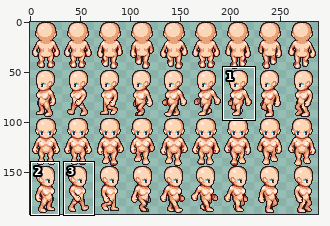
Two versions of one sprite sheet, sprites/char_template.png. The first picture is a wide view before the edit; the outline marks the close-up.
Close-up. First the earlier version:
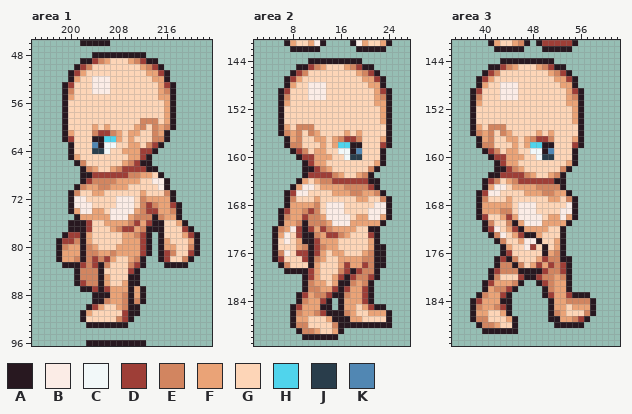
The file is 288x192 pixels. Shown: area 1: x 194..223, y 46..96; area 2: x 2..27, y 141..191; area 3: x 35..62, y 141..191. The commit also changed other parts of the picture, which this record leaves out.
Palette (. is transparent): A #281820  B #fbece6  C #f2f8f9  D #9e3e37  E #d28560  F #eaa377  G #fdd5b7  H #50d4ec  J #293d4b  K #5187b3
Pixels before, area 1, first column x 198:
46 ....AAAAA...............
47 ........................
48 ......AAAAAAAAA.........
49 ....AADEFGGGFEDAA.......
50 ...ADEGGGGGGGGFEDA......
51 ..ADFGGGGGGGGGGFFDA.....
52 ..AFGGBBBGGGGGGGFFA.....
53 .ADGGGBBBGGGGGGGGFDA....
54 .AEGGGBBBGGGGGGGGFEA....
55 .AFGGGGGGGGGGGGGGFFA....
56 .AGGGGGGGGGGGGGGGGFA....
57 .AGGGGGGGGGGGGGGGGFA....
58 .AGGGGGGGGGGGGGGGGFA....
59 .AGGGGGGGGGGGGEEEGFA....
60 .AGGGGFGFGGGGFEGEFEA....
61 .AFGGGEDDEFGFFGGEFA.....
62 .ADGGGAAHHFGFGGGEEA.....
63 ..AGGGKACCGGFFGEDA......
64 ..AGGGJJCGGFFFDDA.......
65 ..AFGGGGGGGGFFDA........
66 ...AEGGGGGGFEDAA........
67 ....AEFGGFEDDDDAA.......
68 ....AADDDDDDEEFFGA......
69 ....ADEEEEFFFFGGBBA.....
70 ...AEFFEEFFFGGGGGBA.....
71 ..AEGGFFGGGGGGFGGGEA....
72 ..ABBGGGGGBBBGEFFFFA....
73 ..ABBBGGGGBBBGEDEFFDA...
74 ..AFBBFFGBBBBFEDDFFEA...
75 ...AFFFFFBBBFEEEAEFFA...
76 ..AAADGGFFFFEDFDAAGGFA..
77 ..AAADGGGFEDDFEAAAGGGDA.
78 .ADDAFGGGGGFFEDA.AGGGFDA
79 ADDEAFGGGGGFFFDA.AFGGGFA
80 AEFFAEFGGGFFFFDA.AFFGGEA
81 AFFFAEEFFEFFFFDA.ADEGGDA
82 AFFEAEDEDFGGFEA..ADGGEA.
83 .AAADEDAEGGGEDA...AAAA..
84 ...AEEEAGGGGDA..........
85 ...AEEEAFGGGAA..........
86 ...ADEEAFGGFAA..........
87 ....AADADFFFAFA.........
88 ......AAAFFEAFA.........
89 ......AAEFFEAEA.........
90 .....ADFGGFEAA..........
91 ....AFGGGGGDAA..........
92 ....AGGGGGEDA...........
93 .....AAAAAAA............
94 ........................
95 ........................
96 .....AAAAAAAAAA.........
Pixels before, area 2, first column x 5:
141 ..AFGGFBA....ABFGGFA
142 ...AAAAA......AAAAA.
143 ....................
144 ......AAAAAAAAA.....
145 ....AADEFGGGFEDAA...
146 ...ADEGGGGGGGGFEDA..
147 ..ADFGGGGGGGGGGFFDA.
148 ..AFGGBBBGGGGGGGFFA.
149 .ADGGGBBBGGGGGGGGFDA
150 .AEGGGBBBGGGGGGGGFEA
151 .AFGGGGGGGGGGGGGGFFA
152 .AGGGGGGGGGGGGGGGGFA
153 .AGGGGGGGGGGGGGGGGFA
154 .AGGGGGGGGGGGGGGGGFA
155 .AFGEEEGGGGGGGGGGGGA
156 .AEFEGEFGGGGFGFGGGGA
157 ..AFEGGFFGFEDDEGGGFA
158 ..AEEGGGFGFHHAAGGGDA
159 ...ADEGFFGGCCAKGGGA.
160 ....ADDFFFGGCJJGGGA.
161 .....ADFFGGGGGGGGFA.
162 .....AADEFGGGGGGEA..
163 .....ADDDDEFGGFEA...
164 ....AFGFEEDDDDDDAA..
165 ...AFBBGFFFFEEEEDA..
166 ..ADBBGGGGFFFEEFFEA.
167 ..AEGGGFGGGGGGFFGGEA
168 ..AFFFFEGBBBGGGGGBBA
169 .ADFFEDEGBBBGGGGBBBA
170 .AEFFDEEFBBBBGFFBBFA
171 .AFFEAEEEFBBBFFFFFA.
172 AEFBDADFDEFFFFGGAA..
173 AFBGDAAEFDDEFGGGDA..
174 AGBGFAADFFFGGGGGFA..
175 AGGGFEADEFFGGGGGFAA.
176 AEBGDDADFGFFGGGFEAA.
177 ADGGGDAEFGGFFFFEEAA.
178 .AEGGGAFGGGFDFFDEAA.
179 ..AAAADFGGGEDADEEA..
180 .....ADFGGFDADEEDA..
181 .....AEFFGFAAEFEA...
182 .....AEEFFDADFFDA...
183 ....ADFEEDAAEFFDA...
184 ....AEFFDA.AFFFDA...
185 ...ADFFFAA.AFFGFDAA.
186 ...AEFFEDAAAEFGGFFFA
187 ...AFFGGGFAAAFFGGGGA
188 ...AEEGGGGEAAAAAAAAA
189 ....AEEFGGFA........
190 .....AAAAAA.........
Pixels before, area 3, first column x 38:
141 ...AFGGFEA.ADDDDDA...
142 ....AAAAA...AAAAA....
143 .....................
144 .....AAAAAAAAA.......
145 ...AADEFGGGFEDAA.....
146 ..ADEGGGGGGGGFEDA....
147 .ADFGGGGGGGGGGFFDA...
148 .AFGGBBBGGGGGGGFFA...
149 ADGGGBBBGGGGGGGGFDA..
150 AEGGGBBBGGGGGGGGFEA..
151 AFGGGGGGGGGGGGGGFFA..
152 AGGGGGGGGGGGGGGGGFA..
153 AGGGGGGGGGGGGGGGGFA..
154 AGGGGGGGGGGGGGGGGFA..
155 AFGEEEGGGGGGGGGGGGA..
156 AEFEGEFGGGGFGFGGGGA..
157 .AFEGGFFGFEDDEGGGFA..
158 .AEEGGGFGFHHAAGGGDA..
159 ..ADEGFFGGCCAKGGGA...
160 ...ADDFFFGGCJJGGGA...
161 ....ADFFGGGGGGGGFA...
162 ....AADEFGGGGGGEA....
163 ...AADDDDEFGGFEA.....
164 ..ADEGFEDDDDDDAA.....
165 ..AFBBGFFFFEEEEA.....
166 .ADBBGGGGFFFEEFFA....
167 .AEGGGFGGGGGGFFGEA...
168 .AFFFFFGBBBGGGGGBA...
169 .AFFFEEGBBBGGGGBBA...
170 .ADGGFDFBBBBGFFBFA...
171 ..AEGGEAFBBBFFFFA....
172 ..ADBGFDAFFFFGGA.....
173 ...AEBGFDAAFGGGA.....
174 ....AEGGFBBAGGFA.....
175 .....AFGGBDGAGFA.....
176 .....ADGGGGGAFEA.....
177 ....ADAEGGGFDEEAA....
178 ....AEEAEGFDFDEDA....
179 ...ADEEEAAAADEEDA....
180 ...AEGGGDAADEEFEA....
181 ..ADFFFEA..ADEFFA....
182 ..AFEEDA....AEFFA....
183 .AEFFDA.....ADFFDAAA.
184 ADFFFAA......AFFEEEEA
185 AEFFEDA......AFFGFFFA
186 AFFGGFA......AEFGGGEA
187 AEEGGGFA.....AAFFEDA.
188 .AEEFGGA......AAAAA..
189 ..AAAAAA.............
The result:
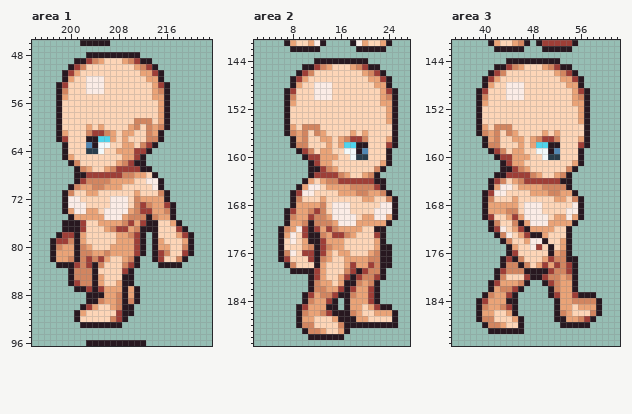
Edits made:
Changed rows in their new state; - is an unchanged pixel.
Area 1:
first column x 197:
48 ------A--------.---------
49 ----A-DEFG--FEDA-.-------
50 ---ADEG-------FEDA.------
51 --ADFG---------F-DA.-----
52 --AFG-B--G------F-A.-----
53 -ADG--B--G-------FDA.----
54 -AEG--B--G-------FEA.----
55 -AFG-------------F-A.----
56 -AG---------------FA.----
57 -AG---------------FA.----
58 -AG---------------FA.----
59 -AG-----------E--GFA.----
60 -AG---FGFG---FEGEFEA.----
61 -AFG--ED-EFGF-G-EFA.-----
62 -ADG--A-H-FGFG--E-A.-----
63 --AG--KAC-G-F-GEDA.------
64 --AG--J-CG-F--D-A.-------
65 --AFG-------F-DA.--------
66 ---AEG-----FEDA-.--------
67 ----AEFG-FED---A-.-------
68 ----A-D-----E-F-GA.------
69 ----ADE---F---G-B-A.-----
70 ---AEF-E-F--G----BA.-----
71 --AEG-F-G-----FG--EA.----
72 --AB-G----B--GEF---A.----
73 --AB--G---B--GEDEF-DA.---
74 --AFB-F-GB---FED-F-EA.---
75 ---AF----B--FE--AEF-A.---
76 --A--DG-F---EDFDA-G-FA.--
77 --A--DG--FED-FEA--G--DA.-
78 -AD-AFG----F-EDA.AG--FDA.
79 AD-EAFG----F--DA.AFG--FA.
80 AEF-AEFG--F---DA.AF-G-EA.
81 AF--AE-F-EF---DA.ADEG-DA.
82 AF-EAEDEDFG-FEA.-ADG-EA.-
83 -A--DEDAEG--EDA.--A---.--
84 ---AE--AG---DA.----------
85 ---AE--AFG--A-.----------
86 ---ADE-AFG-FA-.----------
87 ----A-DADF--AFA.---------
88 ------A--F-EAFA.---------
89 ------A-EF-EAEA.---------
90 -----ADFG-FEA-.----------
91 ----AFG----DA-.----------
92 ----AG----EDA.-----------
93 -----A------.------------
Area 2:
first column x 5:
144 ------.--------A-----
145 ----.-ADEF--GFED-A---
146 ---.ADE-------GFEDA--
147 --.ADF---------G-FDA-
148 --.AF-G--B------G-FA-
149 -.AD--G--B-------GFDA
150 -.AE--G--B-------GFEA
151 -.AF-------------G-FA
152 -.A---------------GFA
153 -.A---------------GFA
154 -.A---------------GFA
155 -.AFG--E-----------GA
156 -.AEFEGEF---GFGF---GA
157 --.AFE-G-FGFE-DE--GFA
158 --.A-E--GFGF-H-A--GDA
159 ---.ADEG-F-G-CAK--GA-
160 ----.A-D--F-GC-J--GA-
161 -----.AD-F-------GFA-
162 -----.-ADEF-----GEA--
163 -----.A---DEF-GFEA---
164 ----.AFGF-E-----D-A--
165 ---.AF-BG---F---EDA--
166 --.AD-B---G--F-E-FEA-
167 --.AE--GF-----G-F-GEA
168 --.A---FEG--B----G-BA
169 -.AD-FEDEG--B---G--BA
170 -.AE-FD-EF---BG-F-BFA
171 -.A-FEA--EF--B----FA-
172 .AEFBDADFDE---F-G-A--
173 .AFBGD-AEF-DEF--GDA--
174 .AGBGF-AD--F----GFA--
175 .A--GFEADE-F----GF-A-
176 .AEBG-DADFG-F--GFE-A-
177 .AD--GDAEF-G---F-E-A-
178 -.AE--GAF--GFD-FDE-A-
179 --.---ADF--GEDAD-EA--
180 -----.ADF-GFDAD-EDA--
181 -----.AE-FGF-AEFEA---
182 -----.A-E-FDAD-FDA---
183 ----.ADF-ED-AE-FDA---
184 ----.AE-FDA.A--FDA---
185 ---.AD--F-A.A-FGFD-A-
186 ---.AE-FED--AEF-G--FA
187 ---.A-F--GF--A-F---GA
188 ---.A-E---GE--------A
189 ----.A-EF-GFA--------
190 -----.-----A---------
Area 3:
first column x 38:
144 -----.--------A-------
145 ---.-ADEF--GFED-A-----
146 --.ADE-------GFEDA----
147 -.ADF---------G-FDA---
148 -.AF-G--B------G-FA---
149 .AD--G--B-------GFDA--
150 .AE--G--B-------GFEA--
151 .AF-------------G-FA--
152 .A---------------GFA--
153 .A---------------GFA--
154 .A---------------GFA--
155 .AFG--E-----------GA--
156 .AEFEGEF---GFGF---GA--
157 -.AFE-G-FGFE-DE--GFA--
158 -.A-E--GFGF-H-A--GDA--
159 --.ADEG-F-G-CAK--GA---
160 ---.A-D--F-GC-J--GA---
161 ----.AD-F-------GFA---
162 ----.-ADEF-----GEA----
163 ---.-A---DEF-GFEA-----
164 --.ADEGFE-----D-A-----
165 --.AF-BG---F---EA-----
166 -.AD-B---G--F-E-FA----
167 -.AE--GF-----G-FGEA---
168 -.A----FG--B----GBA---
169 -.A--F-EG--B---G-BA---
170 -.AD-GFDF---BG-FBFA---
171 --.AE-GEAF--B---FA----
172 --.ADBGFDA---F-GA-----
173 ---.AEBGFD-AF--GA-----
174 ----.AE-GF-BA-GFA-----
175 -----.AF-GBDGAGFA-----
176 -----.AD----GAFEA-----
177 ----.ADAE--GFD-E-A----
178 ----.A-EAEGFDFDEDA----
179 ---.AD--E---AD-EDA----
180 ---.AE--GD-AD-EFEA----
181 --.AD--FEA-.ADE-FA----
182 --.AF-EDA---.AE-FA----
183 -.AE-FDA----.AD-FD--A-
184 .AD--F-A-----.A-F---EA
185 .AE-FEDA-----.A-FG--FA
186 .A-F-GFA-----.AEF--GEA
187 .A-E--GFA----.-A-FEDA-
188 -.A-EF-GA-----.----A--
189 --.-----A-------------
